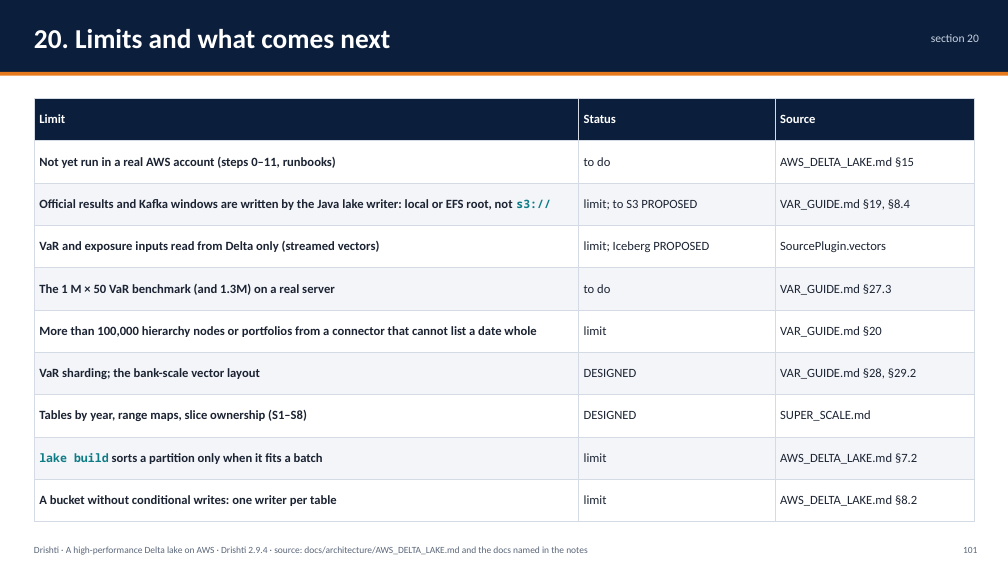
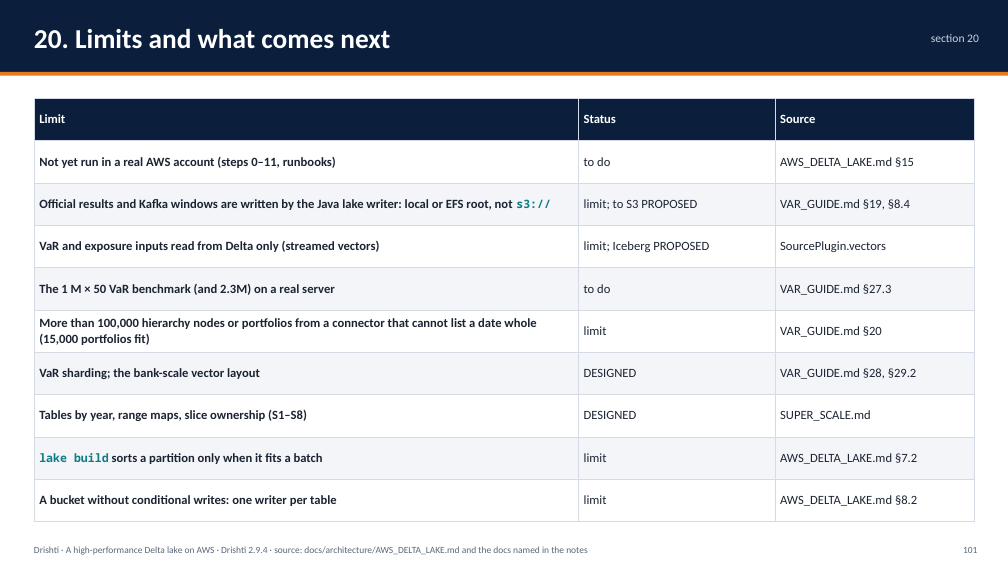
Before and after one commit to ajsinha/drishti, a slide deck: slide 101 of docs/publications/Drishti-AWS-Delta-Lake.pptx. Drawn at 1008x567 pixels with LibreOffice and Linux fonts; fonts in the diff are those of the drawing. Boxes give left, top, right and bottom in pixels: in the first picture for what was removed or moved away, otherwise in the second. Text is boxed around its words. In the diff, an @@ line names an element or a change of style, - is before the commit and + after.

Commit message:
The AWS Delta Lake deck sized for 2.3 million positions and 15,000 portfolios

```diff
--- a/docs/publications/Drishti-AWS-Delta-Lake.pptx
+++ b/docs/publications/Drishti-AWS-Delta-Lake.pptx
@@ table at [34,98,974,522] @@
-row 5, column 1: The 1 M × 50 VaR benchmark (and 1.3M) on a real server
+row 5, column 1: The 1 M × 50 VaR benchmark (and 2.3M) on a real server
-row 6, column 1: More than 100,000 hierarchy nodes or portfolios from a connector that cannot list a date whole
+row 6, column 1: More than 100,000 hierarchy nodes or portfolios from a connector that cannot list a date whole (15,000 portfolios fit)
```
Also in this commit, not shown: 8 other slides changed, 1 other file.
